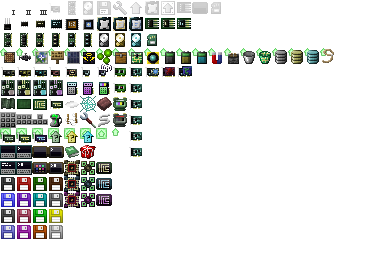
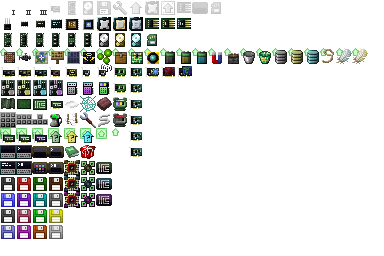
Comparing the layer stacks of the two 384×256 images. Changes:
painted on "items" (2nd of 2, in "items") over (336, 48, 368, 64)
